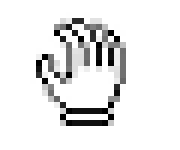
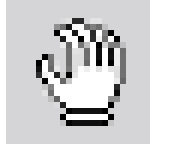
The second (180, 150) image is a revision of the first. Changes to its layers:
painted on "defaultHand" over [6, 0, 150, 144]
